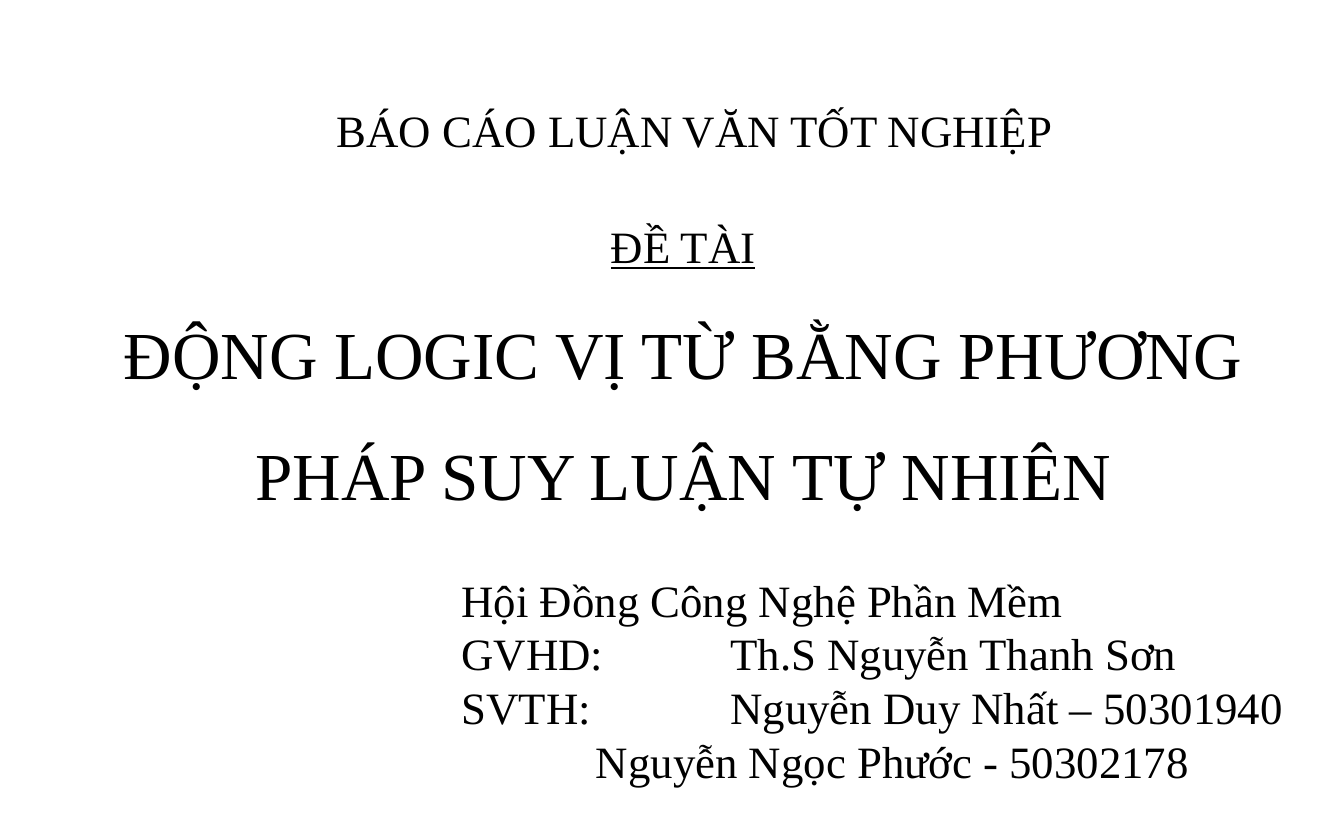
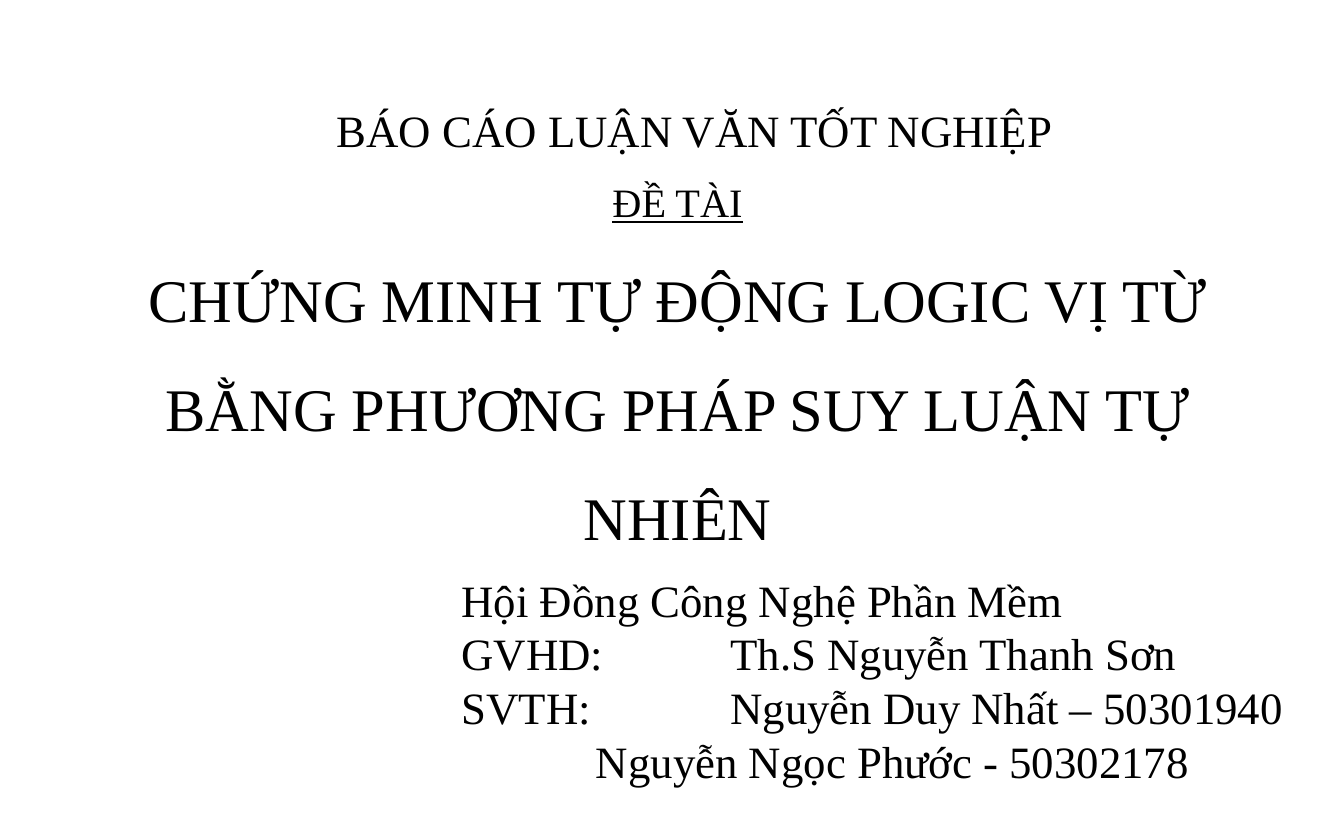
Before and after one commit to giang-rocker/logic, a slide deck: slide 1 of Report/SUY LUẬN TỰ NHIÊN.pptx. Drawn at 1344x840 pixels with LibreOffice and Linux fonts; fonts in the diff are those of the drawing. Boxes give left, top, right and bottom in pixels: in the first picture for what was removed or moved away, otherwise in the second. Text is boxed around its words. In the diff, an @@ line names an element or a change of style, - is before the commit and + after.

```diff
--- a/Report/SUY LUẬN TỰ NHIÊN.pptx
+++ b/Report/SUY LUẬN TỰ NHIÊN.pptx
@@ title at box(149, 186, 1206, 540): text changed; size 36 to 32.4 pt @@
-ĐỀ TÀI
-ĐỘNG LOGIC VỊ TỪ BẰNG PHƯƠNG PHÁP SUY LUẬN TỰ NHIÊN
+ĐỀ TÀI
+CHỨNG MINH TỰ ĐỘNG LOGIC VỊ TỪ BẰNG PHƯƠNG PHÁP SUY LUẬN TỰ NHIÊN
```
Also in this commit, not shown: 2 other slides changed.
